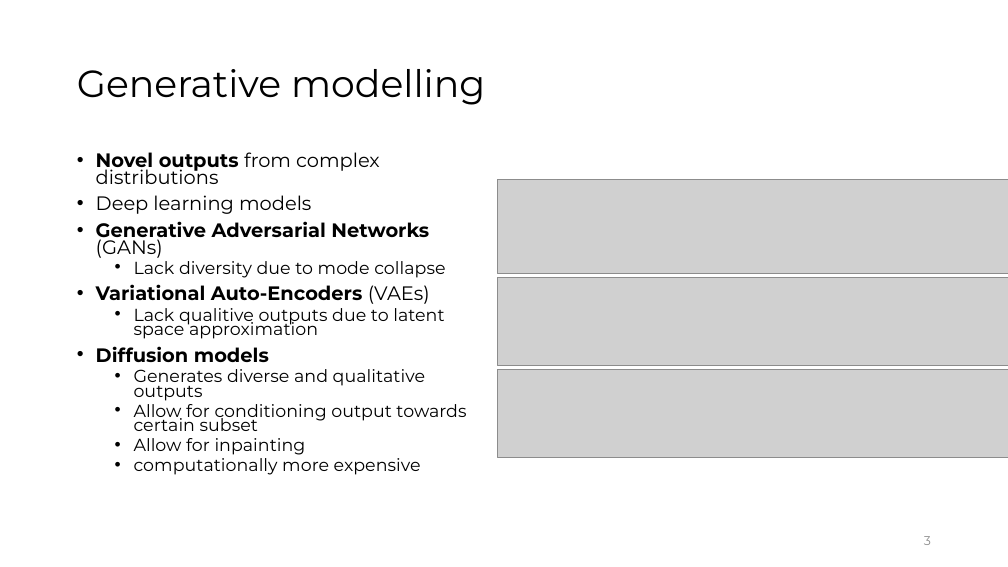
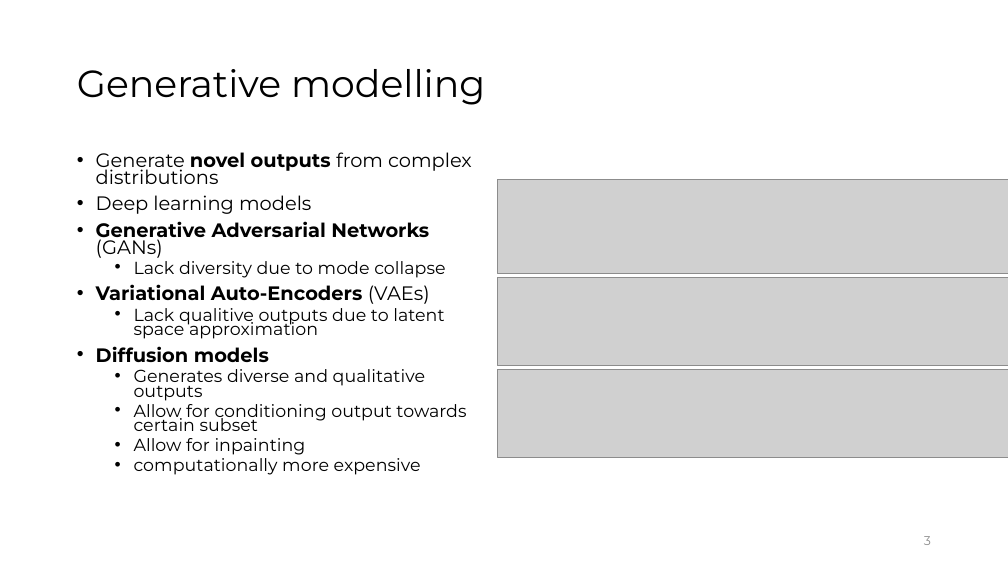
Before and after one commit to gadmiraal/Generative-AI-for-bio-molecule-design-notes, a slide deck: slide 3 of Master Thesis/student_session_2.pptx. Drawn at 1008x567 pixels with LibreOffice and Linux fonts; fonts in the diff are those of the drawing; grey boxes stand for pictures. Boxes give left, top, right and bottom in pixels: in the first picture for what was removed or moved away, otherwise in the second. Text is boxed around its words. In the diff, an @@ line names an element or a change of style, - is before the commit and + after.

```diff
--- a/Master Thesis/student_session_2.pptx
+++ b/Master Thesis/student_session_2.pptx
@@ text at (96, 152, 472, 184): text changed @@
-• Novel outputs from complex distributions
+• Generate novel outputs from complex distributions
```
Also in this commit, not shown: 4 other slides changed, 4 other files.
